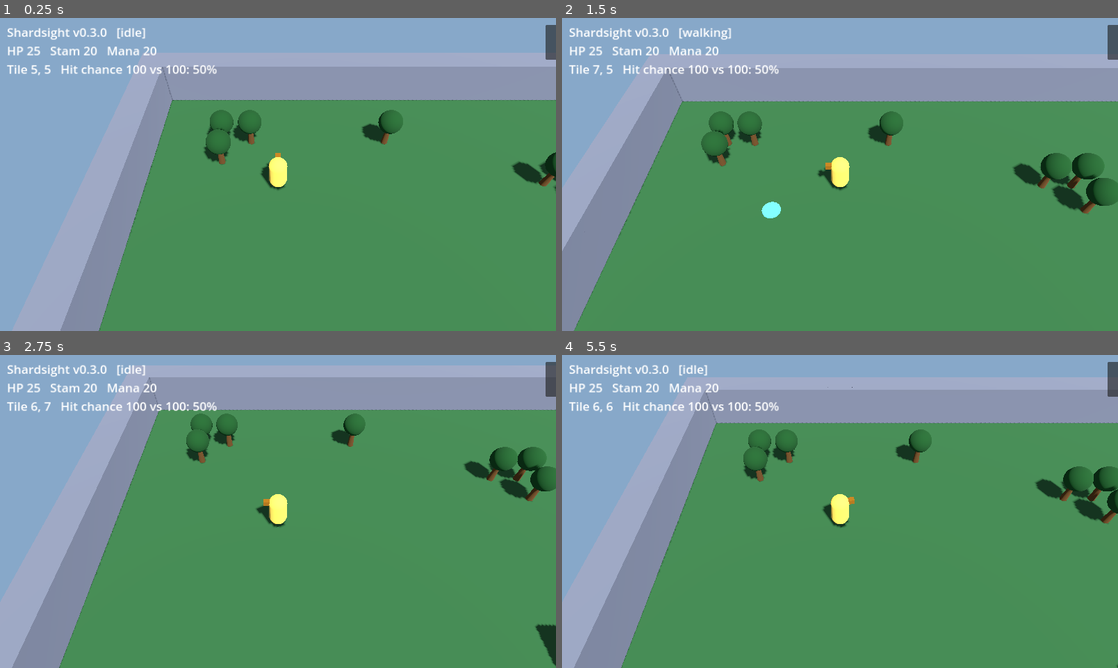
Above: before the commit, frames 1-4 (two rows, left to right).
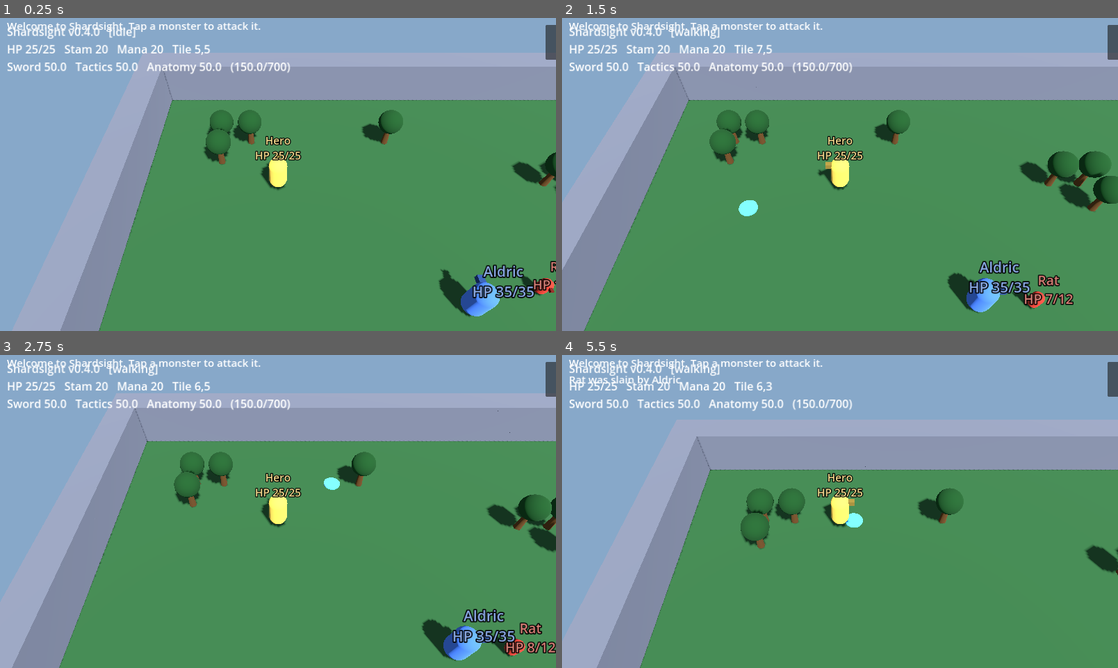
Above: after the commit, the same moments.

Repository: luckovsdeniss-denlu/Shardsight
Game: Godot game, scene res://scenes/main.tscn
The game is run twice, just before and just after one commit, with the same random seed, the same clock (stepped at 60 frames per second) and the same inputs.
Inputs (mouse positions are in pixels of both pictures, inside the frame that each line leads up to):
- Up to frame 1 (0.25 s): no input
- Up to frame 2 (1.5 s): tap A at 0.5, 1.25 s; move the mouse to (962, 158) at 0.52 s; click (962, 158) at 0.67 s; drag from (728, 190) to (812, 237) at 1.27 s
- Up to frame 3 (2.75 s): tap A at 2 s; move the mouse to (333, 442) at 2.02 s; click (333, 442) at 2.17 s
- Up to frame 4 (5.5 s): tap A at 2.75, 3.5, 4.25 s; drag from (812, 574) to (673, 464) at 2.77 s; move the mouse to (1006, 558) at 3.52 s; click (1006, 558) at 3.67 s; drag from (673, 464) to (756, 433) at 4.27 s; move the mouse to (867, 511) at 5.02 s; click (867, 511) at 5.17 s

The runs differ from the first frame. In frame 1, 4.3% of the frame differs, in the area x 1-100%, y 1-96%; in frame 2, 11%; in frame 3, 24%; in frame 4, 32%, in the area x 1-100%, y 1-100%.

Commit message:
Add monsters, AI players and NPCs with reference-formula combat (v0.4.0)
Co-Authored-By: Claude Sonnet 5.5 <noreply@anthropic.com>
Claude-Session: https://claude.ai/code/session_01H6LNxUGdbevPyoRQBBzvxK

Diff:
--- a/project.godot
+++ b/project.godot
@@ -4,7 +4,7 @@
 [application]
 
 config/name="Shardsight"
-config/version="0.3.0"
+config/version="0.4.0"
 run/main_scene="res://scenes/main.tscn"
 config/features=PackedStringArray("4.3", "GL Compatibility")
 config/icon="res://icon.svg"
--- /dev/null
+++ b/scripts/bestiary.gd
@@ -0,0 +1,43 @@
+class_name Bestiary
+## Stat blocks for everything that walks the map.
+## Keys: str/dex/int, skills, dmg_min/dmg_max (weapon roll), wspeed (weapon speed 20..60),
+## move (m/s), armor, leash (wander radius in tiles), aggro (m), respawn (s), role, scale.
+
+const HERO := {
+	"str": 25, "dex": 20, "int": 20, "wspeed": 45, "dmg_min": 5, "dmg_max": 10,
+	"move": 4.0, "leash": 8, "aggro": 5.0, "respawn": 5.0,
+	"skills": {Hero.Skill.SWORDSMANSHIP: 50.0, Hero.Skill.TACTICS: 50.0, Hero.Skill.ANATOMY: 50.0},
+}
+
+# Other players, played by the computer.
+const WARRIOR := {
+	"str": 35, "dex": 20, "int": 10, "wspeed": 45, "dmg_min": 5, "dmg_max": 10,
+	"move": 3.6, "leash": 8, "aggro": 5.0, "respawn": 5.0, "armor": 1.0,
+	"skills": {Hero.Skill.SWORDSMANSHIP: 60.0, Hero.Skill.TACTICS: 50.0, Hero.Skill.ANATOMY: 40.0},
+}
+const FIGHTER := {
+	"str": 30, "dex": 25, "int": 10, "wspeed": 55, "dmg_min": 4, "dmg_max": 8,
+	"move": 3.8, "leash": 8, "aggro": 5.0, "respawn": 5.0,
+	"skills": {Hero.Skill.SWORDSMANSHIP: 55.0, Hero.Skill.TACTICS: 55.0, Hero.Skill.ANATOMY: 45.0},
+}
+
+# Peaceful NPCs.
+const MERCHANT := {"str": 20, "dex": 15, "int": 30, "move": 1.5, "leash": 2, "role": "merchant"}
+const HEALER := {"str": 25, "dex": 15, "int": 35, "move": 1.5, "leash": 2, "role": "healer"}
+
+# Hostile monsters.
+const RAT := {
+	"str": 12, "dex": 25, "int": 5, "wspeed": 35, "dmg_min": 1, "dmg_max": 3,
+	"move": 2.6, "leash": 5, "aggro": 4.0, "respawn": 10.0, "scale": 0.5,
+	"skills": {Hero.Skill.SWORDSMANSHIP: 25.0, Hero.Skill.TACTICS: 20.0},
+}
+const WOLF := {
+	"str": 28, "dex": 50, "int": 5, "wspeed": 50, "dmg_min": 2, "dmg_max": 6,
+	"move": 3.8, "leash": 6, "aggro": 5.0, "respawn": 12.0, "scale": 0.8, "armor": 1.0,
+	"skills": {Hero.Skill.SWORDSMANSHIP: 45.0, Hero.Skill.TACTICS: 30.0},
+}
+const ORC := {
+	"str": 45, "dex": 40, "int": 10, "wspeed": 30, "dmg_min": 3, "dmg_max": 8,
+	"move": 2.2, "leash": 5, "aggro": 5.0, "respawn": 15.0, "scale": 1.15, "armor": 2.0,
+	"skills": {Hero.Skill.SWORDSMANSHIP: 60.0, Hero.Skill.TACTICS: 40.0, Hero.Skill.ANATOMY: 30.0},
+}
--- /dev/null
+++ b/scripts/entity.gd
@@ -0,0 +1,354 @@
+class_name Entity
+extends Node3D
+## A creature in the world: the hero, other players, NPCs and monsters.
+## Players and monsters fight with the classic formulas in Rules; NPCs are peaceful.
+## `game` is the main scene: it provides `world`, `creatures` and `log_event()`.
+
+enum Kind { PLAYER, NPC, MONSTER }
+
+const MELEE_RANGE := 1.5
+const FLEE_HP := 0.35          # players retreat to a healer below this HP fraction
+const RECOVER_HP := 0.9
+const HEAL_RANGE := 2.5
+const HEAL_PER_SEC := 4.0
+const REGEN_PER_SEC := 0.4
+
+var kind: int = Kind.PLAYER
+var display_name := "?"
+var stats := Hero.new()
+var hp := 1.0
+var speed := 3.0
+var weapon_speed := 40
+var dmg_min := 5.0
+var dmg_max := 10.0
+var armor := 0.0
+var role := ""
+var leash := 8
+var aggro_range := 5.0
+var respawn_time := 8.0
+var ai_enabled := true         # for players: false = only obeys taps
+
+var game
+var world: World
+var home := Vector3.ZERO
+var target: Entity = null
+var path: Array[Vector3] = []
+var dead := false
+var recovering := false
+var dead_timer := 0.0
+var swing_cd := 0.0
+var idle_timer := 1.0
+var pause := 0.0
+var repath_timer := 0.0
+var start_skills := {}
+var label: Label3D
+var _last_text := ""
+
+
+func setup(p_game, p_kind: int, p_name: String, cfg: Dictionary, color: Color, tile: Vector2i) -> void:
+	game = p_game
+	world = p_game.world
+	kind = p_kind
+	display_name = p_name
+	stats.strength = int(cfg.get("str", 20))
+	stats.dexterity = int(cfg.get("dex", 20))
+	stats.intelligence = int(cfg.get("int", 20))
+	var skills: Dictionary = cfg.get("skills", {})
+	for s in skills:
+		stats.skills[s] = float(skills[s])
+	start_skills = stats.skills.duplicate()
+	weapon_speed = int(cfg.get("wspeed", 40))
+	dmg_min = float(cfg.get("dmg_min", 1))
+	dmg_max = float(cfg.get("dmg_max", 2))
+	speed = float(cfg.get("move", 3.0))
+	armor = float(cfg.get("armor", 0.0))
+	role = String(cfg.get("role", ""))
+	leash = int(cfg.get("leash", 8))
+	aggro_range = float(cfg.get("aggro", 5.0))
+	respawn_time = float(cfg.get("respawn", 8.0))
+	_build_visual(color, float(cfg.get("scale", 1.0)))
+	home = world.tile_center(tile)
+	position = home
+	hp = float(stats.max_hp())
+
+
+func _build_visual(color: Color, s: float) -> void:
+	var body := MeshInstance3D.new()
+	var capsule := CapsuleMesh.new()
+	capsule.radius = 0.3
+	capsule.height = 1.2
+	body.mesh = capsule
+	body.material_override = World._mat(color)
+	body.position = Vector3(0.0, 0.6 * s, 0.0)
+	body.scale = Vector3.ONE * s
+	add_child(body)
+	# A small "nose" so the facing direction is visible.
+	var nose := MeshInstance3D.new()
+	var nose_mesh := BoxMesh.new()
+	nose_mesh.size = Vector3(0.16, 0.16, 0.28)
+	nose.mesh = nose_mesh
+	nose.material_override = World._mat(color.darkened(0.45))
+	nose.position = Vector3(0.0, 0.95 * s, -0.32 * s)
+	nose.scale = Vector3.ONE * s
+	add_child(nose)
+	label = Label3D.new()
+	label.billboard = BaseMaterial3D.BILLBOARD_ENABLED
+	label.pixel_size = 0.008
+	label.font_size = 40
+	label.outline_size = 12
+	label.no_depth_test = true
+	label.modulate = color.lightened(0.35)
+	label.position = Vector3(0.0, 1.5 * s + 0.25, 0.0)
+	add_child(label)
+
+
+func tick(delta: float) -> void:
+	if dead:
+		dead_timer -= delta
+		if dead_timer <= 0.0:
+			_respawn()
+		return
+	swing_cd = maxf(swing_cd - delta, 0.0)
+	pause = maxf(pause - delta, 0.0)
+	repath_timer -= delta
+	hp = minf(hp + REGEN_PER_SEC * delta, float(stats.max_hp()))
+	if role == "healer":
+		_heal_aura(delta)
+	_think(delta)
+	_follow_path(delta)
+	_fight()
+	_refresh_label()
+
+
+# --- decisions -------------------------------------------------------------
+
+func _think(delta: float) -> void:
+	if target != null and (not is_instance_valid(target) or target.dead):
+		target = null
+	var autonomous := kind != Kind.PLAYER or ai_enabled
+	if kind == Kind.MONSTER:
+		if target == null and pause <= 0.0:
+			target = _nearest(Kind.PLAYER, aggro_range)
+		elif target != null and position.distance_to(home) > leash + aggro_range * 1.5:
+			target = null       # gave up: too far from its lair
+			pause = 3.0
+			go_to(home)
+	elif kind == Kind.PLAYER and autonomous and pause <= 0.0:
+		if _recover():
+			return
+		if target == null:
+			target = _nearest(Kind.MONSTER, aggro_range)
+	if target != null:
+		_chase()
+		return
+	if autonomous and pause <= 0.0 and path.is_empty():
+		idle_timer -= delta
+		if idle_timer <= 0.0:
+			_wander()
+			idle_timer = randf_range(1.5, 4.0)
+
+
+## Low on HP: stop fighting and walk to a healer. Returns true while recovering.
+func _recover() -> bool:
+	var max_hp := float(stats.max_hp())
+	if hp < max_hp * FLEE_HP:
+		recovering = true
+	elif hp >= max_hp * RECOVER_HP:
+		recovering = false
+	if not recovering:
+		return false
+	target = null
+	var healer := _find_role("healer")
+	if healer != null and position.distance_to(healer.position) > 2.0 and path.is_empty():
+		go_to(healer.position)
+	return true
+
+
+func _chase() -> void:
+	if position.distance_to(target.position) > MELEE_RANGE:
+		if repath_timer <= 0.0 or path.is_empty():
+			repath_timer = 0.4
+			var p: Array[Vector3] = world.find_path(position, target.position)
+			path = p
+	else:
+		path.clear()
+		_face(target.position - position)
+
+
+func _wander() -> void:
+	var center: Vector2i = world.to_tile(position if kind == Kind.PLAYER else home)
+	for _i in range(12):
+		var c := center + Vector2i(randi_range(-leash, leash), randi_range(-leash, leash))
+		if c != center and go_to(world.tile_center(c)):
+			return
+
+
+## Walk to `dest`. Returns false if it is blocked or unreachable.
+func go_to(dest: Vector3) -> bool:
+	var p: Array[Vector3] = world.find_path(position, dest)
+	if p.is_empty():
+		return false
+	path = p
+	return true
+
+
+func _nearest(k: int, max_dist: float) -> Entity:
+	var best: Entity = null
+	var best_d := max_dist
+	var list: Array = game.creatures
+	for item in list:
+		var e := item as Entity
+		if e == self or e.dead or e.kind != k:
+			continue
+		var d := position.distance_to(e.position)
+		if d <= best_d:
+			best = e
+			best_d = d
+	return best
+
+
+func _find_role(r: String) -> Entity:
+	var list: Array = game.creatures
+	for item in list:
+		var e := item as Entity
+		if e.role == r and not e.dead:
+			return e
+	return null
+
+
+# --- movement --------------------------------------------------------------
+
+func _follow_path(delta: float) -> void:
+	var budget := speed * delta
+	while budget > 0.0 and not path.is_empty():
+		var to_next := path[0] - position
+		var dist := to_next.length()
+		_face(to_next)
+		if dist <= budget:
+			position = path[0]
+			path.remove_at(0)
+			budget -= dist
+		else:
+			position += to_next / dist * budget
+			budget = 0.0
+
+
+func _face(v: Vector3) -> void:
+	if v.length() > 0.001:
+		rotation.y = atan2(-v.x, -v.z)
+
+
+# --- combat ----------------------------------------------------------------
+
+func _fight() -> void:
+	if target == null or swing_cd > 0.0:
+		return
+	if position.distance_to(target.position) > MELEE_RANGE:
+		return
+	swing_cd = Rules.swing_seconds(stats.max_stamina(), weapon_speed)
+	var atk: float = stats.skills.get(Hero.Skill.SWORDSMANSHIP, 0.0)
+	var def: float = target.stats.skills.get(Hero.Skill.SWORDSMANSHIP, 0.0)
+	if randf() < Rules.hit_chance(atk, def):
+		var tactics: float = stats.skills.get(Hero.Skill.TACTICS, 0.0)
+		var anatomy: float = stats.skills.get(Hero.Skill.ANATOMY, 0.0)
+		var dmg := randf_range(dmg_min, dmg_max) * Rules.damage_multiplier(
+			float(stats.strength), tactics, anatomy)
+		target.take_damage(target._absorb(dmg), self)
+		if kind == Kind.PLAYER:
+			stats.try_gain(Hero.Skill.SWORDSMANSHIP)
+			stats.try_gain(Hero.Skill.TACTICS)
+	else:
+		target._pop("miss", Color(0.8, 0.8, 0.8))
+
+
+## Armor soaks a random half-to-all of its rating, but a hit always does at least 1.
+func _absorb(amount: float) -> float:
+	if armor <= 0.0:
+		return amount
+	return maxf(1.0, amount - randf_range(0.5, 1.0) * armor)
+
+
+func take_damage(amount: float, from: Entity) -> void:
+	if dead or kind == Kind.NPC:
+		return
+	hp -= amount
+	_pop("-%d" % maxi(1, roundi(amount)), Color(1.0, 0.45, 0.4))
+	if target == null and not recovering:
+		target = from                  # fight back
+	if hp <= 0.0:
+		_die(from)
+
+
+func _die(killer: Entity) -> void:
+	dead = true
+	hp = 0.0
+	target = null
+	recovering = false
+	path.clear()
+	dead_timer = respawn_time
+	visible = false
+	game.log_event("%s was slain by %s" % [display_name, killer.display_name])
+
+
+func _respawn() -> void:
+	dead = false
+	visible = true
+	position = home
+	hp = float(stats.max_hp())
+	pause = 2.0
+	swing_cd = 1.0
+	if kind == Kind.PLAYER:
+		# Instant resurrection: -10% to skills, never below the starting values.
+		for s in stats.skills:
+			stats.skills[s] = maxf(float(start_skills.get(s, 0.0)), float(stats.skills[s]) * 0.9)
+		game.log_event("%s was resurrected (-10%% skills)" % display_name)
+
+
+func _heal_aura(delta: float) -> void:
+	var list: Array = game.creatures
+	for item in list:
+		var e := item as Entity
+		if e.dead or e.kind == Kind.MONSTER:
+			continue
+		if position.distance_to(e.position) <= HEAL_RANGE:
+			e.hp = minf(e.hp + HEAL_PER_SEC * delta, float(e.stats.max_hp()))
+
+
+# --- feedback --------------------------------------------------------------
+
+func state_text() -> String:
+	if dead:
+		return "dead"
+	if target != null:
+		return "fighting " + target.display_name
+	if recovering:
+		return "recovering"
+	if not path.is_empty():
+		return "walking"
+	return "idle"
+
+
+func _refresh_label() -> void:
+	var text := "%s\nHP %d/%d" % [display_name, ceili(hp), stats.max_hp()]
+	if kind == Kind.NPC:
+		text = "%s\n(%s)" % [display_name, role]
+	if text != _last_text:
+		_last_text = text
+		label.text = text
+
+
+## Floating combat text that drifts up and vanishes.
+func _pop(text: String, color: Color) -> void:
+	var l := Label3D.new()
+	l.text = text
+	l.modulate = color
+	l.billboard = BaseMaterial3D.BILLBOARD_ENABLED
+	l.pixel_size = 0.01
+	l.font_size = 48
+	l.outline_size = 12
+	l.no_depth_test = true
+	get_parent().add_child(l)
+	l.position = position + Vector3(0.0, 2.0, 0.0)
+	var tw := l.create_tween()
+	tw.tween_property(l, "position:y", l.position.y + 0.9, 0.8)
+	tw.tween_callback(l.queue_free)
--- a/scripts/hero.gd
+++ b/scripts/hero.gd
@@ -35,3 +35,14 @@
 	for v in skills.values():
 		t += v
 	return t
+
+
+## Skills rise only by use: gains slow as a skill climbs and stop at the 700-point total cap.
+func try_gain(skill: int) -> bool:
+	var v: float = skills[skill]
+	if v >= Rules.SKILL_MAX or skill_total() >= Rules.SKILL_CAP_TOTAL:
+		return false
+	if randf() < (Rules.SKILL_MAX - v) / Rules.SKILL_MAX * 0.5:
+		skills[skill] = minf(v + 0.1, Rules.SKILL_MAX)
+		return true
+	return false
--- a/scripts/main.gd
+++ b/scripts/main.gd
@@ -1,32 +1,31 @@
 extends Node3D
-## Third-person 3D view of the tile world. Tap or drag on the ground to walk there.
-## Blocked tiles (walls, water, trees) are routed around with A*; taps on them are ignored.
-
-const SPEED := 5.0  # metres per second
+## Third-person 3D view of the tile world, populated with the hero, other players, NPCs
+## and monsters. Tap the ground to walk, tap a monster to attack it. With Auto on, the hero
+## also acts by itself: wanders, fights monsters nearby and retreats to a healer when hurt.
+
 const CAM_OFFSET := Vector3(0.0, 9.0, 7.0)
-const WANDER_RADIUS := 8       # tiles
 const MANUAL_PAUSE := 4.0      # seconds auto mode waits after a tap
+const LOG_LINES := 5
 
 var version: String = ProjectSettings.get_setting("application/config/version", "dev")
 var world := World.new()
-var hero := Hero.new()
-var player := Node3D.new()
+var creatures: Array[Entity] = []
+var hero: Entity
 var cam := Camera3D.new()
 var marker := MeshInstance3D.new()
 var hud := Label.new()
-var path: Array[Vector3] = []
+var log_label := Label.new()
+var auto_button := Button.new()
+var log_lines: Array[String] = []
 var held := false
-var auto := true              # the character acts on its own
-var idle_time := 0.0          # seconds standing still (negative = extra pause)
-var wait_time := 1.5          # how long to idle before the next wander
-var auto_button := Button.new()
+var auto := true
 
 
 func _ready() -> void:
 	world.build(self)
 	_build_environment()
-	_build_player()
 	_build_marker()
+	_spawn_all()
 
 	cam.fov = 50.0
 	add_child(cam)
@@ -35,8 +34,15 @@
 	var layer := CanvasLayer.new()
 	add_child(layer)
 	hud.position = Vector2(16, 12)
-	hud.add_theme_font_size_override("font_size", 28)
+	hud.add_theme_font_size_override("font_size", 26)
 	layer.add_child(hud)
+
+	log_label.add_theme_font_size_override("font_size", 24)
+	layer.add_child(log_label)
+	log_label.set_anchors_preset(Control.PRESET_BOTTOM_LEFT)
+	log_label.grow_vertical = Control.GROW_DIRECTION_BEGIN
+	log_label.offset_left = 16.0
+	log_label.offset_bottom = -16.0
 
 	auto_button.custom_minimum_size = Vector2(240, 80)
 	auto_button.add_theme_font_size_override("font_size", 28)
@@ -45,8 +51,36 @@
 	auto_button.set_anchors_and_offsets_preset(Control.PRESET_TOP_RIGHT, Control.PRESET_MODE_MINSIZE, 16)
 	_update_button()
 
-	player.position = world.tile_center(Vector2i(5, 5))
+	log_event("Welcome to Shardsight. Tap a monster to attack it.")
 	_follow_camera()
+
+
+func _spawn_all() -> void:
+	var gold := Color("f0c850")
+	var blue := Color("4a7bd6")      # other players: innocent
+	var cream := Color("e8e2c8")     # NPCs
+	var red := Color("c0392b")       # monsters: hostile
+
+	hero = _spawn(Entity.Kind.PLAYER, "Hero", Bestiary.HERO, gold, Vector2i(5, 5))
+	_spawn(Entity.Kind.PLAYER, "Aldric", Bestiary.WARRIOR, blue, Vector2i(10, 10))
+	_spawn(Entity.Kind.PLAYER, "Mira", Bestiary.FIGHTER, blue, Vector2i(20, 18))
+
+	_spawn(Entity.Kind.NPC, "Elara", Bestiary.HEALER, cream, Vector2i(24, 11))
+	_spawn(Entity.Kind.NPC, "Bran", Bestiary.MERCHANT, cream, Vector2i(23, 6))
+
+	_spawn(Entity.Kind.MONSTER, "Rat", Bestiary.RAT, red, Vector2i(12, 8))
+	_spawn(Entity.Kind.MONSTER, "Rat", Bestiary.RAT, red, Vector2i(6, 11))
+	_spawn(Entity.Kind.MONSTER, "Wolf", Bestiary.WOLF, red, Vector2i(25, 14))
+	_spawn(Entity.Kind.MONSTER, "Orc", Bestiary.ORC, red, Vector2i(27, 20))
+	_spawn(Entity.Kind.MONSTER, "Orc", Bestiary.ORC, red, Vector2i(16, 20))
+
+
+func _spawn(kind: int, label_text: String, cfg: Dictionary, color: Color, tile: Vector2i) -> Entity:
+	var e := Entity.new()
+	add_child(e)
+	e.setup(self, kind, label_text, cfg, color, tile)
+	creatures.append(e)
+	return e
 
 
 func _build_environment() -> void:
@@ -66,26 +100,6 @@
 	add_child(sun)
 
 
-func _build_player() -> void:
-	add_child(player)
-	var body := MeshInstance3D.new()
-	var capsule := CapsuleMesh.new()
-	capsule.radius = 0.3
-	capsule.height = 1.2
-	body.mesh = capsule
-	body.material_override = World._mat(Color("f0c850"))
-	body.position = Vector3(0.0, 0.6, 0.0)
-	player.add_child(body)
-	# A small "nose" so the facing direction is visible.
-	var nose := MeshInstance3D.new()
-	var nose_mesh := BoxMesh.new()
-	nose_mesh.size = Vector3(0.16, 0.16, 0.28)
-	nose.mesh = nose_mesh
-	nose.material_override = World._mat(Color("8a5a12"))
-	nose.position = Vector3(0.0, 0.95, -0.32)
-	player.add_child(nose)
-
-
 func _build_marker() -> void:
 	var ring := CylinderMesh.new()
 	ring.top_radius = 0.3
@@ -97,42 +111,61 @@
 	add_child(marker)
 
 
+func log_event(text: String) -> void:
+	log_lines.append(text)
+	while log_lines.size() > LOG_LINES:
+		log_lines.remove_at(0)
+	log_label.text = "\n".join(log_lines)
+
+
+# --- input -----------------------------------------------------------------
+
 func _unhandled_input(event: InputEvent) -> void:
 	var button := event as InputEventMouseButton
 	if button != null and button.button_index == MOUSE_BUTTON_LEFT:
 		held = button.pressed
 		if held:
-			_walk_to_screen(button.position)
+			_tap(button.position)
 	elif event is InputEventMouseMotion and held:
-		_walk_to_screen((event as InputEventMouseMotion).position)
+		_tap((event as InputEventMouseMotion).position)
 
 
 ## Intersects the camera ray through `screen` with the ground plane (y = 0).
-func _walk_to_screen(screen: Vector2) -> void:
+func _tap(screen: Vector2) -> void:
+	if hero.dead:
+		return
 	var hit: Variant = Plane(Vector3.UP, 0.0).intersects_ray(
 		cam.project_ray_origin(screen), cam.project_ray_normal(screen))
 	if hit == null:
 		return
-	idle_time = -MANUAL_PAUSE  # player input wins; auto resumes after a pause
-	_go_to(hit)
-
-
-## Sets a path to `dest`. Returns false if the tile is blocked or unreachable.
-func _go_to(dest: Vector3) -> bool:
-	if world.is_blocked(world.to_tile(dest)):
-		return false
-	var p := world.find_path(player.position, dest)
-	if p.is_empty():
-		return false
-	path = p
-	marker.visible = true
-	marker.position = path[path.size() - 1] + Vector3(0.0, 0.03, 0.0)
-	return true
+	var dest: Vector3 = hit
+	hero.pause = MANUAL_PAUSE  # player input wins; auto resumes after a pause
+	var e := _creature_near(dest)
+	if e != null and e.kind == Entity.Kind.MONSTER:
+		hero.target = e
+		return
+	hero.target = null
+	hero.recovering = false
+	hero.go_to(e.position if e != null else dest)
+
+
+func _creature_near(p: Vector3) -> Entity:
+	var best: Entity = null
+	var best_d := 1.0
+	for e in creatures:
+		if e == hero or e.dead:
+			continue
+		var d := e.position.distance_to(p)
+		if d <= best_d:
+			best = e
+			best_d = d
+	return best
 
 
 func _toggle_auto() -> void:
 	auto = not auto
-	idle_time = 0.0
+	hero.ai_enabled = auto
+	hero.pause = 0.0
 	_update_button()
 
 
@@ -140,54 +173,30 @@
 	auto_button.text = "Auto: ON" if auto else "Auto: OFF"
 
 
-## Autonomous behaviour: stand idle for a moment, then walk to a random reachable tile nearby.
-func _think(delta: float) -> void:
-	if not auto:
-		return
-	if not path.is_empty():
-		idle_time = minf(idle_time, 0.0)  # keep any manual pause while walking
-		return
-	idle_time += delta
-	if idle_time < wait_time:
-		return
-	var here := world.to_tile(player.position)
-	for _i in range(12):
-		var c := here + Vector2i(
-			randi_range(-WANDER_RADIUS, WANDER_RADIUS), randi_range(-WANDER_RADIUS, WANDER_RADIUS))
-		if c != here and _go_to(world.tile_center(c)):
-			break
-	idle_time = 0.0
-	wait_time = randf_range(1.0, 3.5)
-
+# --- frame -----------------------------------------------------------------
 
 func _process(delta: float) -> void:
-	_think(delta)
-	var budget := SPEED * delta
-	while budget > 0.0 and not path.is_empty():
-		var to_next := path[0] - player.position
-		var dist := to_next.length()
-		if dist > 0.001:
-			player.rotation.y = atan2(-to_next.x, -to_next.z)
-		if dist <= budget:
-			player.position = path[0]
-			path.remove_at(0)
-			budget -= dist
-		else:
-			player.position += to_next / dist * budget
-			budget = 0.0
-	if path.is_empty():
+	for e in creatures:
+		e.tick(delta)
+	if hero.dead or hero.path.is_empty():
 		marker.visible = false
+	else:
+		marker.visible = true
+		marker.position = hero.path[hero.path.size() - 1] + Vector3(0.0, 0.03, 0.0)
 	_follow_camera()
-
-	var tile := world.to_tile(player.position)
-	var mode := "manual"
-	if auto:
-		mode = "walking" if not path.is_empty() else "idle"
-	hud.text = "Shardsight v%s   [%s]\nHP %d   Stam %d   Mana %d\nTile %d, %d   Hit chance 100 vs 100: %d%%" % [
-		version, mode, hero.max_hp(), hero.max_stamina(), hero.max_mana(), tile.x, tile.y,
-		roundi(Rules.hit_chance(100.0, 100.0) * 100.0)]
+	_update_hud()
+
+
+func _update_hud() -> void:
+	var s := hero.stats
+	var tile := world.to_tile(hero.position)
+	hud.text = "Shardsight v%s   [%s]\nHP %d/%d   Stam %d   Mana %d   Tile %d,%d\nSword %.1f   Tactics %.1f   Anatomy %.1f   (%.1f/%d)" % [
+		version, hero.state_text(), ceili(hero.hp), s.max_hp(), s.max_stamina(), s.max_mana(),
+		tile.x, tile.y,
+		s.skills[Hero.Skill.SWORDSMANSHIP], s.skills[Hero.Skill.TACTICS],
+		s.skills[Hero.Skill.ANATOMY], s.skill_total(), Rules.SKILL_CAP_TOTAL]
 
 
 func _follow_camera() -> void:
-	cam.position = player.position + CAM_OFFSET
-	cam.look_at(player.position + Vector3(0.0, 0.5, 0.0), Vector3.UP)
+	cam.position = hero.position + CAM_OFFSET
+	cam.look_at(hero.position + Vector3(0.0, 0.5, 0.0), Vector3.UP)
--- a/scripts/rules.gd
+++ b/scripts/rules.gd
@@ -23,3 +23,9 @@
 ## Tactics scales damage by (-50% + Tactics/200): 0 halves it, 100 gives full.
 static func tactics_multiplier(tactics: float) -> float:
 	return 0.5 + tactics / 200.0
+
+
+## Reconstruction: damage scaling from Tactics (-50%..0), Strength (~+20% at 100)
+## and Anatomy (~Anatomy/2 %). Multiply the weapon's base damage roll by this.
+static func damage_multiplier(strength: float, tactics: float, anatomy: float) -> float:
+	return tactics_multiplier(tactics) * (1.0 + 0.2 * strength / 100.0) * (1.0 + anatomy / 200.0)
Not shown, changed: CHANGELOG.md
